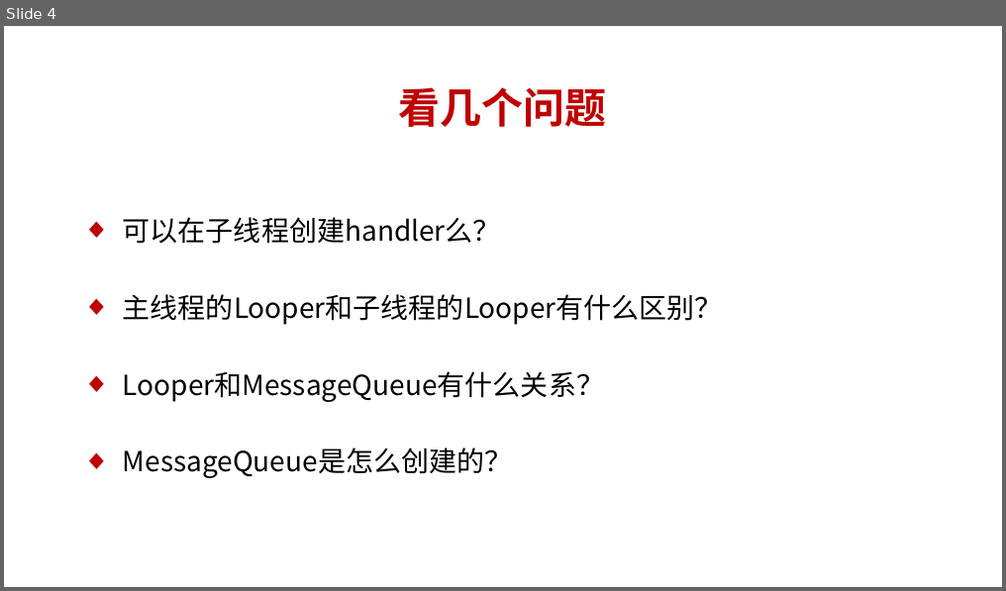
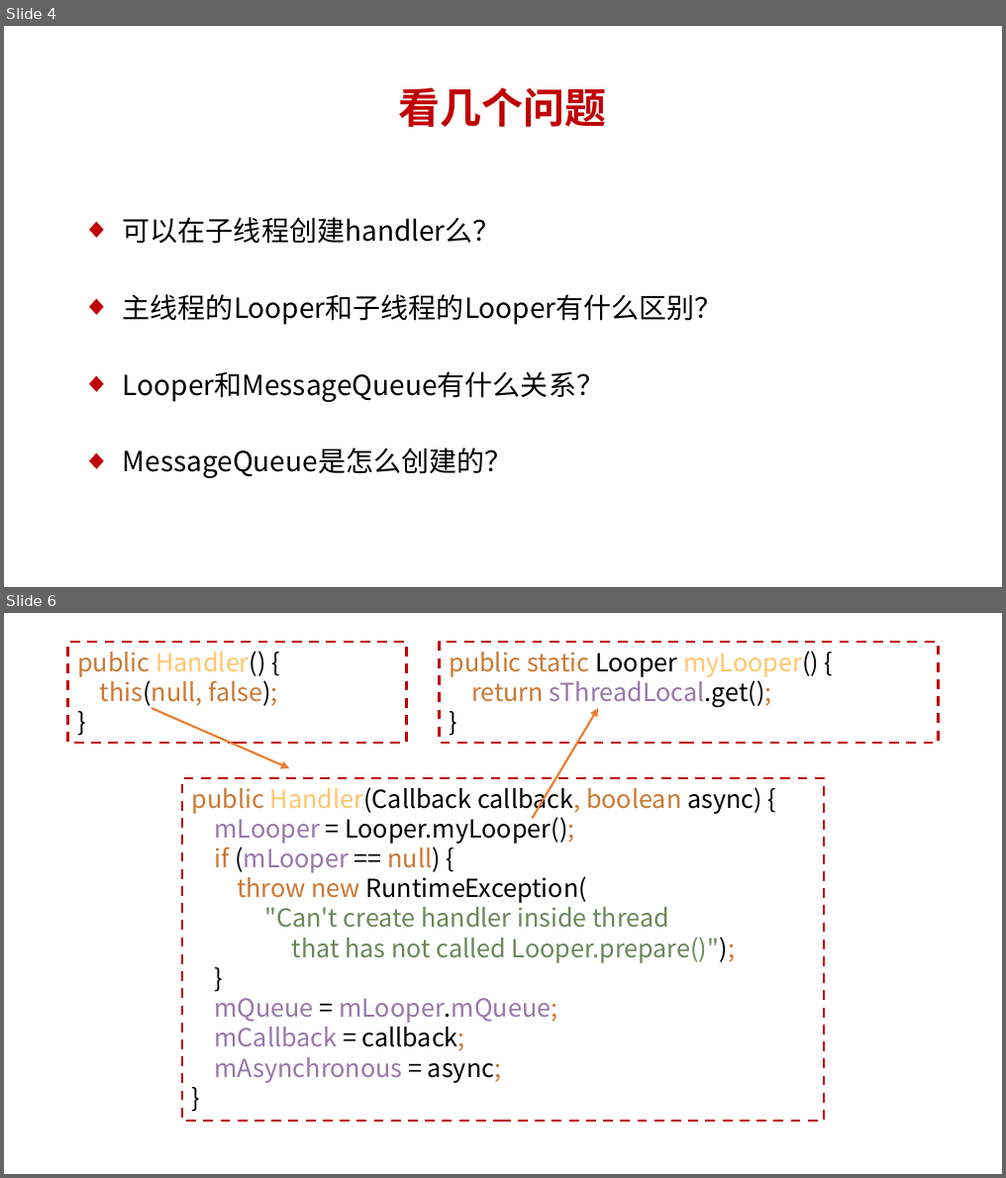
Before and after one commit to dingjikerbo/Android-Interview, a slide deck: Android Framework课程/第10章 线程通信/10.1 说说线程的消息队列是怎么创建的.pptx. Shown one above the other, each under a label of ours: slide 4 before the commit, slides 4 and 6 after it; the slides between them are not shown. The pictures are 1006x591 and 1006x1178 pixels, drawn with LibreOffice and Linux fonts; fonts in the diff are those of the drawing. Boxes give left, top, right and bottom in pixels: in the first picture for what was removed or moved away, otherwise in the second. Text is boxed around its words. In the diff, an @@ line names an element or a change of style, - is before the commit and + after.

```diff
--- a/Android Framework课程/第10章 线程通信/10.1 说说线程的消息队列是怎么创建的.pptx
+++ b/Android Framework课程/第10章 线程通信/10.1 说说线程的消息队列是怎么创建的.pptx
@@ slide 6 added at box(4, 613, 1002, 1174), background #FFFFFF @@
@@ rectangle added at box(68, 642, 407, 743), outline #C00000 1.75 pt dashed, 18 pt, text #CC7832 @@
+public Handler() {
+this(null, false);
+}
@@ rectangle added at box(439, 642, 938, 743), outline #C00000 1.75 pt dashed, 18 pt, text #CC7832 @@
+public static Looper myLooper() {
+return sThreadLocal.get();
+}
@@ arrow added from (152, 708) to (289, 768), #ED7D31 1.5 pt @@
@@ arrow added from (532, 819) to (598, 708), #ED7D31 1.5 pt @@
@@ rectangle added at box(181, 778, 824, 1121), fill #FFFFFF, outline #C00000 1.75 pt dashed, 18 pt, text #000000 @@
+public Handler(Callback callback, boolean async) {
+mLooper = Looper.myLooper();
+if (mLooper == null) {
+throw new RuntimeException(
+"Can't create handler inside thread
+that has not called Looper.prepare()");
+}
+mQueue = mLooper.mQueue;
+mCallback = callback;
+mAsynchronous = async;
+}
```
Also in this commit, not shown: 1 slide changed, 11 other slides added, 1 slide removed, 11 other files.
